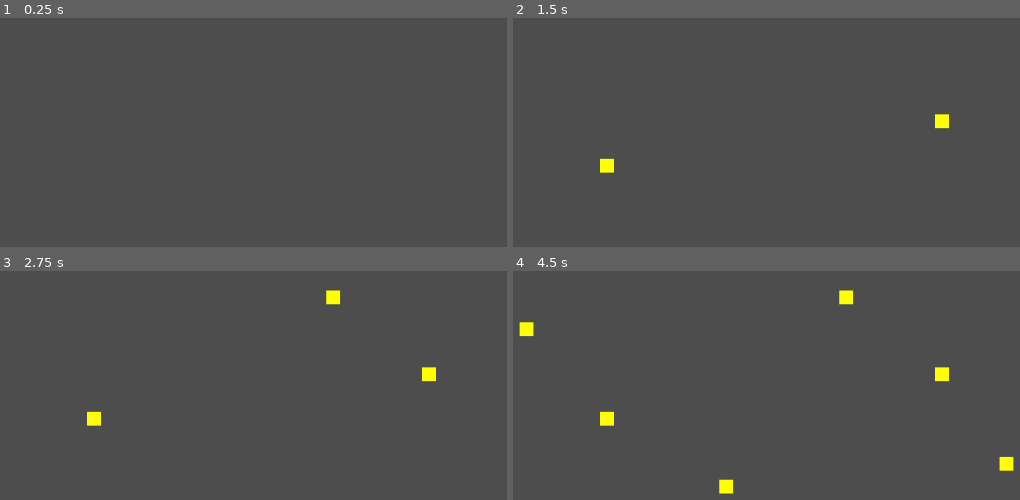
Above: before the commit, frames 1-4 (two rows, left to right).
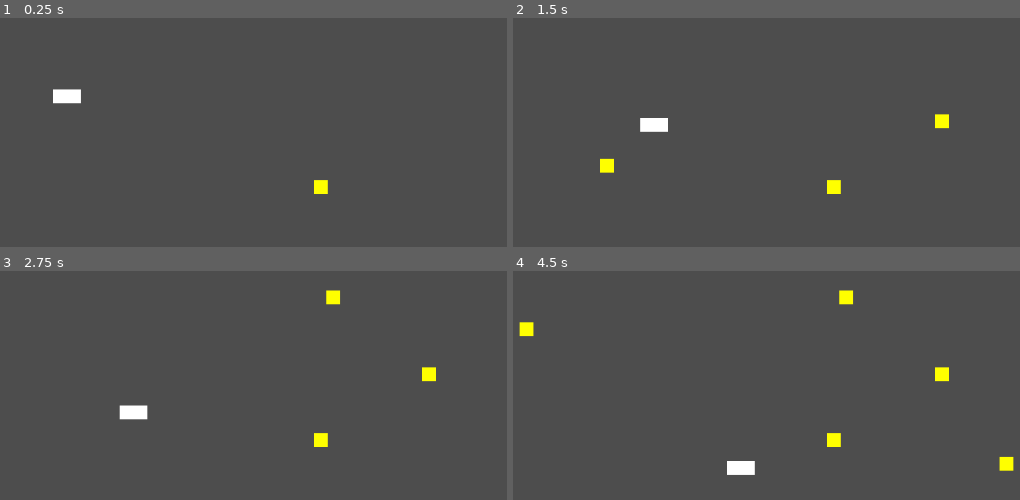
Above: after the commit, the same moments.

Repository: Zluh-Play/Godot_Test_Project
Game: Godot game, scene res://scenes/World.tscn
The game is run twice, just before and just after one commit, with the same random seed, the same clock (stepped at 60 frames per second) and the same inputs.
Inputs (mouse positions are in pixels of both pictures, inside the frame that each line leads up to):
- Up to frame 1 (0.25 s): no input
- Up to frame 2 (1.5 s): move the mouse to (943, 121) at 0.52 s; click (943, 121) at 0.67 s; move the mouse to (604, 166) at 1.27 s; click (604, 166) at 1.42 s
- Up to frame 3 (2.75 s): move the mouse to (334, 298) at 2.02 s; click (334, 298) at 2.17 s
- Up to frame 4 (4.5 s): move the mouse to (725, 486) at 2.77 s; click (725, 486) at 2.92 s; move the mouse to (1004, 463) at 3.52 s; click (1004, 463) at 3.67 s; move the mouse to (528, 328) at 4.27 s; click (528, 328) at 4.42 s

The runs differ from the first frame. In frame 1, 0.5% of the frame differs, in the area x 10-65%, y 31-77%; in frame 2, 0.5%; in frame 3, 0.7%; in frame 4, 0.9%, in the area x 17-65%, y 61-98%.

Commit message:
Improved eater AI

Diff:
--- a/scenes/World.tscn
+++ b/scenes/World.tscn
@@ -1,6 +1,14 @@
-[gd_scene load_steps=2 format=3 uid="uid://qilvpu34musp"]
+[gd_scene load_steps=4 format=3 uid="uid://qilvpu34musp"]
 
+[ext_resource type="PackedScene" uid="uid://d4jlv1eivtqy4" path="res://scenes/food.tscn" id="1_6ieh2"]
 [ext_resource type="Script" path="res://scenes/world.gd" id="1_wlhio"]
+[ext_resource type="PackedScene" uid="uid://b0jgm4m1iaskt" path="res://scenes/eater.tscn" id="2_5o1c8"]
 
 [node name="World" type="Node"]
 script = ExtResource("1_wlhio")
+
+[node name="Eater" parent="." instance=ExtResource("2_5o1c8")]
+position = Vector2(283, 258)
+
+[node name="Food" parent="." instance=ExtResource("1_6ieh2")]
+position = Vector2(673, 387)
--- a/scenes/eater.gd
+++ b/scenes/eater.gd
@@ -8,6 +8,8 @@
 	find_nearest_food()
 
 func _process(_delta: float) -> void:
+
+	find_nearest_food()
 	# Проверяем, что еда существует и она не была удалена
 	if target_food and is_instance_valid(target_food) and target_food.is_inside_tree():
 		# Рассчитываем направление к еде
